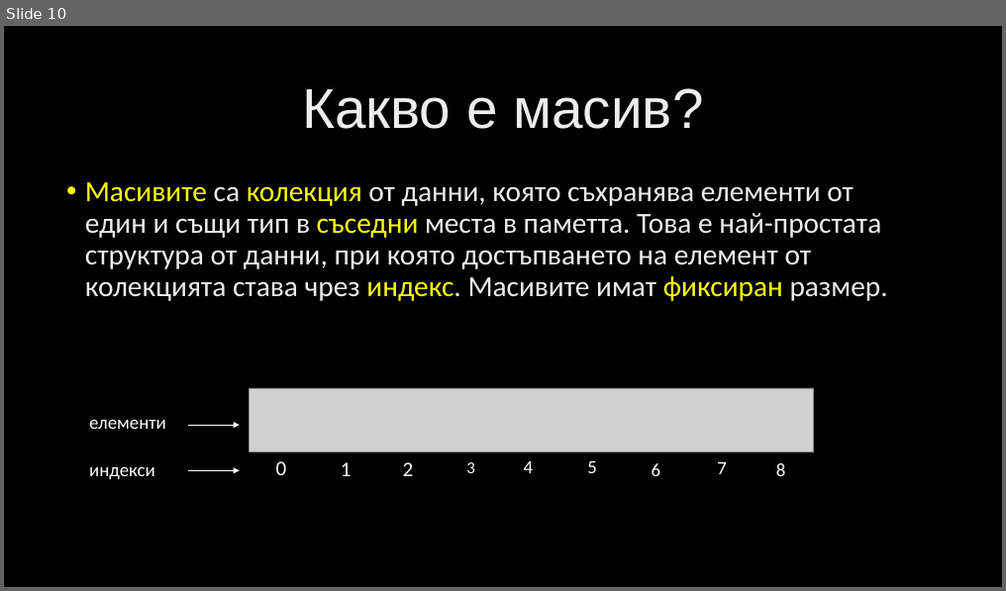
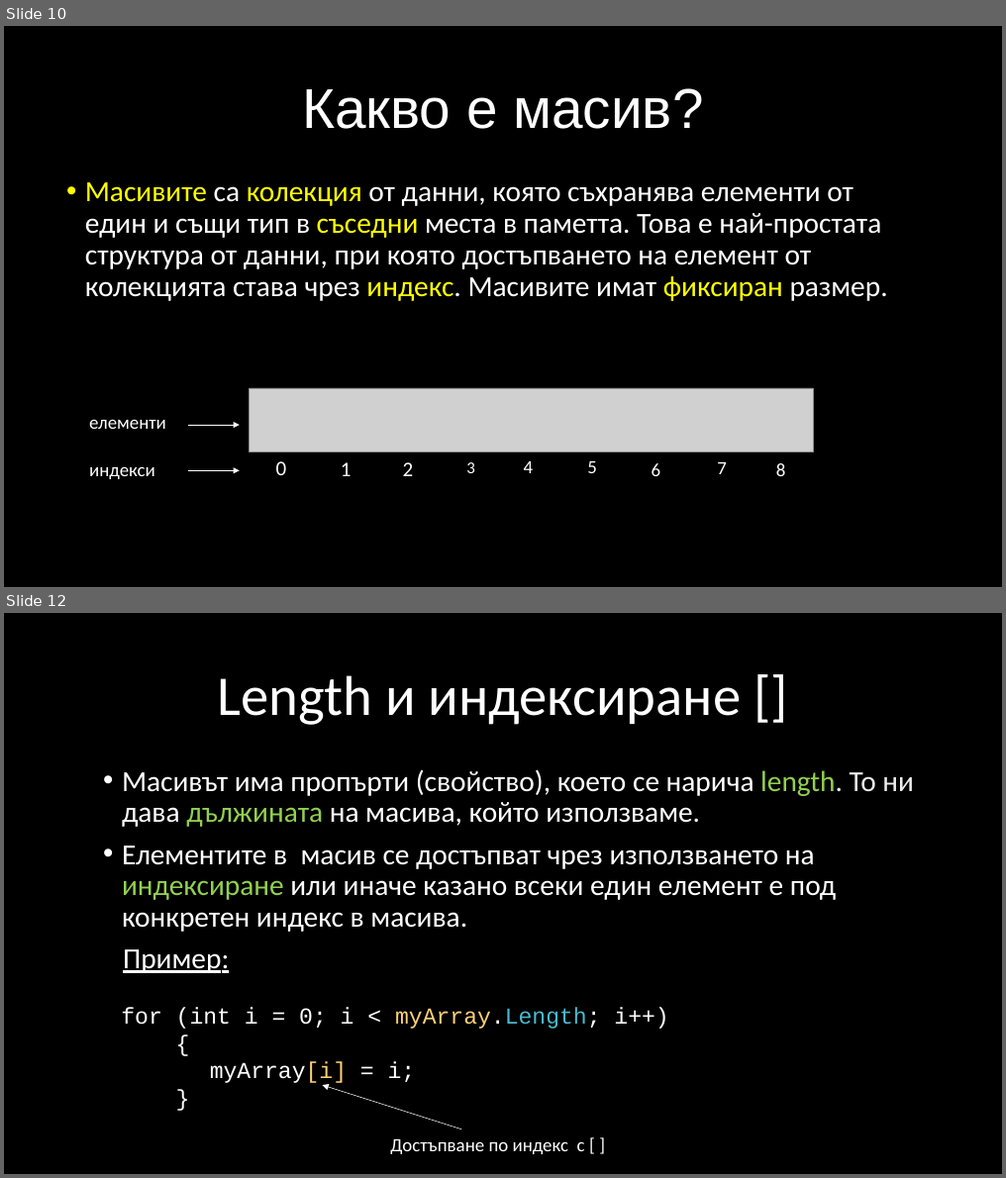
Before and after one commit to velizar92/CSharp-Programming-Presentations, a slide deck: C# Intermediate.pptx. Shown one above the other, each under a label of ours: slide 10 before the commit, slides 10 and 12 after it; the slides between them are not shown. The pictures are 1006x591 and 1006x1178 pixels, drawn with LibreOffice and Linux fonts; fonts in the diff are those of the drawing; grey boxes stand for pictures; background and template pictures are left out. Boxes give left, top, right and bottom in pixels: in the first picture for what was removed or moved away, otherwise in the second. Text is boxed around its words. In the diff, an @@ line names an element or a change of style, - is before the commit and + after.

Commit message:
C# Intermediate -> Array slides + slight color changes

```diff
--- a/C# Intermediate.pptx
+++ b/C# Intermediate.pptx
@@ slide 12 added at [4, 613, 1002, 1174], background picture (left out) @@
@@ title added at [218, 675, 741, 725], 54 pt, text #FFFFFF @@
+Length и индексиране []
@@ text added at [122, 769, 914, 973], 28 pt, text #FFFFFF @@
+• Масивът има пропърти (свойство), което се нарича length. То ни дава дължината на масива, който използваме.
+• Елементите в масив се достъпват чрез използването на индексиране или иначе казано всеки един елемент е под конкретен индекс в масива.
+Пример:
@@ text added at [121, 1007, 668, 1085], 22 pt, text #FFFFFF @@
+for (int i = 0; i < myArray.Length; i++)
+{
+myArray[i] = i;
+}
@@ arrow added from (462, 1130) to (322, 1085), #FFFFFF 0.5 pt @@
@@ text added at [390, 1140, 585, 1155], 18 pt, text #FFFFFF @@
+Достъпване по индекс с [ ]
@@ slide 10 changed as well @@
@@ title "Какво е масив?" at [302, 88, 703, 129]: text colour gradient #BFBFBF to #EDEDED to #FFFFFF to #FFFFFF @@
@@ text "Масивите са колекция от данни, ..." at [85, 182, 888, 301]: text colour gradient #BFBFBF to #EDEDED to #FFFFFF to #FFFFFF in "са от данни, която съхранява елементи от ..." @@
```
Also in this commit, not shown: 9 other slides changed, 5 other slides added.
